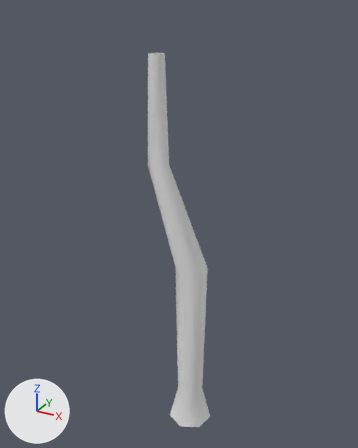
Renders of the FBX model Assets/Art/FBX/Arboles Modulos/Tronco_3.fbx from each side of a commit.
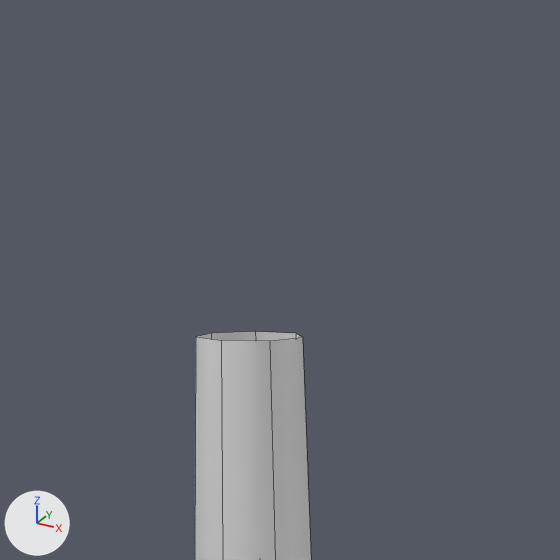
Each version appears first whole from a 50 mm lens placed at (7.38, -5.49, 15.72), pointed at (-0.61, 9.03, 8.46), and next in a close-up on the part from 33% to 57% of the width and 0% to 20% of the height. Lighting does not change. The marker at lower left points along +X, +Y and +Z. The older version's two pictures come first. The close-ups show mesh edges as thin lines. Materials are left out; every surface is plain grey. Where no turn or scale is listed for an object, it has been applied to the vertices.

In view in the first close-up: 'Tronco_3'.
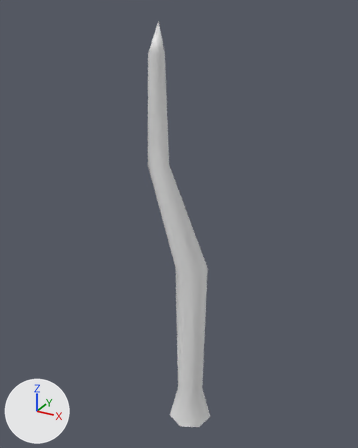
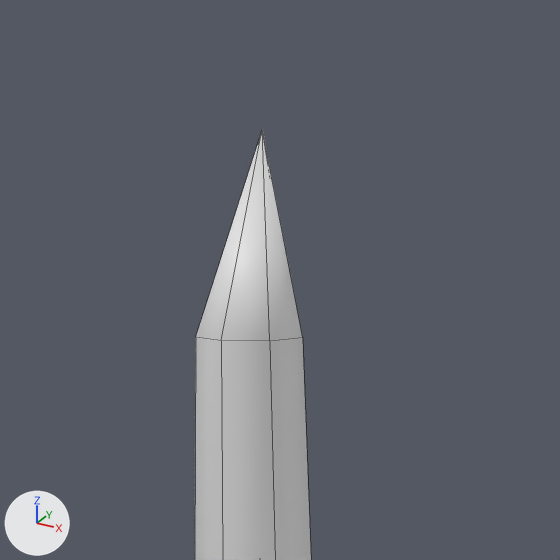
Where the newer file only moved an object's origin or applied its transform, the numbers keep the older frame.

Diff of the bpy script that builds the scene:
```diff
--- a/Assets/Art/FBX/Arboles Modulos/Tronco_3.fbx.py
+++ b/Assets/Art/FBX/Arboles Modulos/Tronco_3.fbx.py
@@ me_mesh @@
 # used by ob_tronco_3; location = (0.057, 8.854, 0.0)
 # verts and faces of me_mesh; kept vertices keep their numbers, new ones are numbered from 35
 # before: 7 (-1.12, -0.25, 14.35) at pixel (269, 340), 8 (-1.06, -0.02, 14.35) at pixel (302, 337), 9 (-1.21, 0.17, 14.35) at pixel (295, 333), 10 (-1.45, 0.17, 14.35) at pixel (255, 331), 11 (-1.6, -0.02, 14.35) at pixel (211, 333)
 # before: 12 (-1.55, -0.25, 14.35) at pixel (195, 336), 13 (-1.33, -0.36, 14.35) at pixel (221, 340)
-me_mesh.from_pydata(...)  # 35 vertices, 28 faces; spans x -1.71..0.85, y -0.93..0.74, z 0.0..14.35
+me_mesh.from_pydata(...)  # 36 vertices, 35 faces; spans x -1.71..0.85, y -0.93..0.74, z 0.0..15.31
+# me_mesh part 1
+verts[35] = (-1.24, -0.09, 15.31)  # pixel (262, 129)
+faces += [(7, 35, 13), (12, 13, 35), (11, 12, 35), (10, 11, 35), (9, 10, 35), (8, 9, 35)]
+faces += [(7, 8, 35)]
```

Pixel boxes [x1, y1, x2, y2] of what changed, in the close-ups (560 x 560 px):
'Tronco_3', reshaped: before [195, 331, 311, 560]; after [195, 130, 311, 560]
part 1 of me_mesh, added: after [196, 130, 302, 341]
